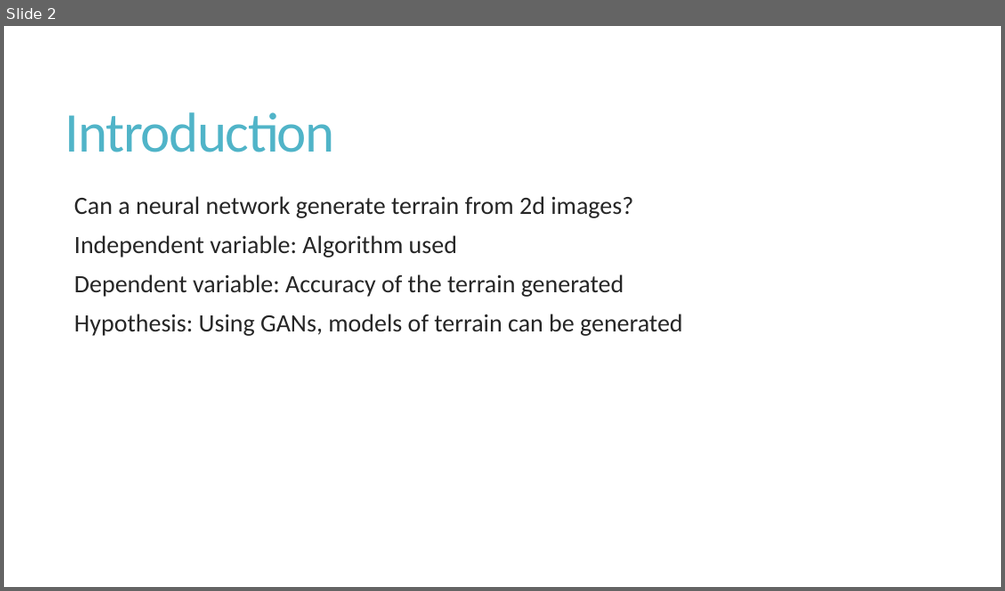
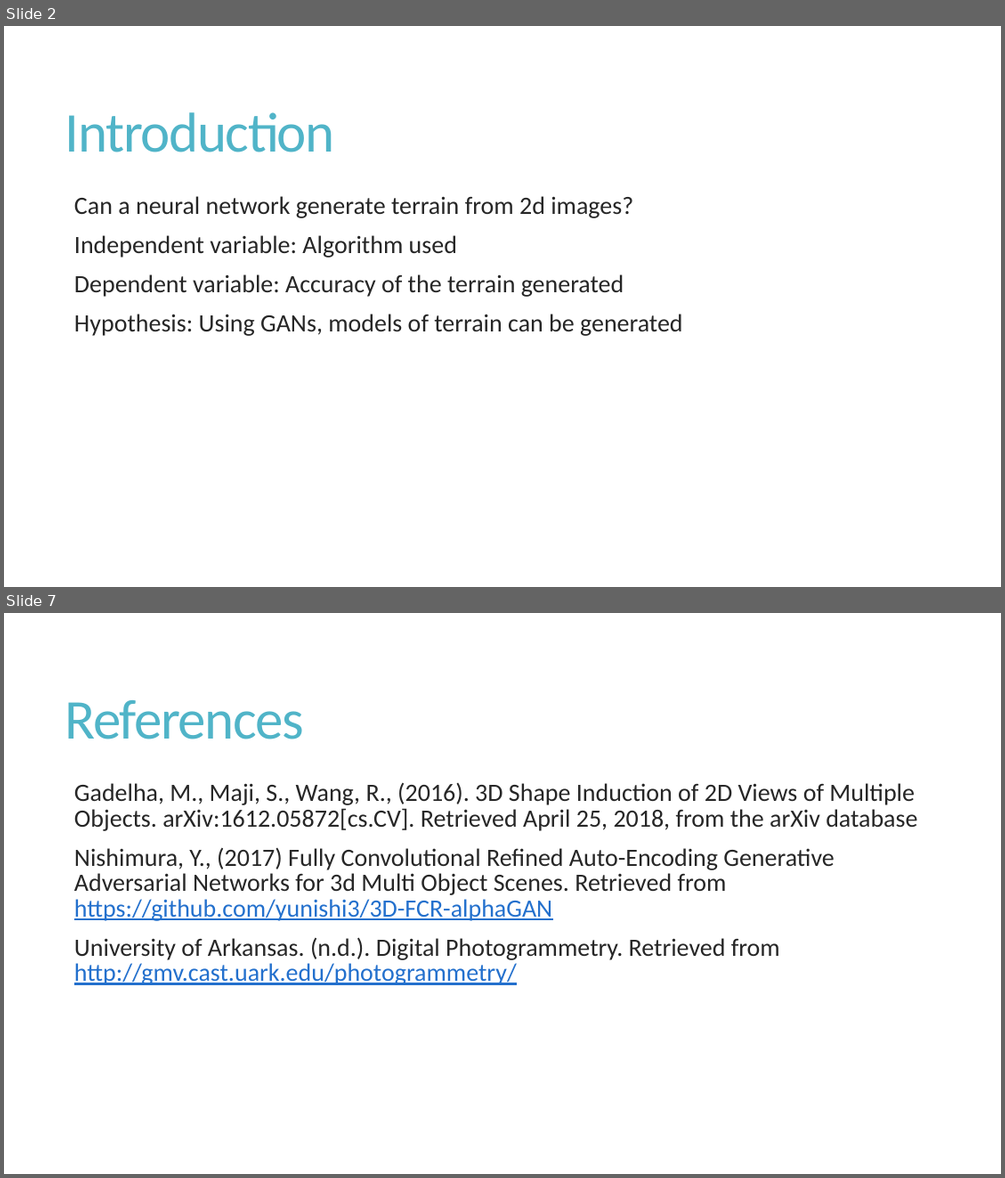
Before and after one commit to andrewtzhang/jupyternotebooks, a slide deck: presentation.pptx. Shown one above the other, each under a label of ours: slide 2 before the commit, slides 2 and 7 after it; the slides between them are not shown. The pictures are 1005x591 and 1005x1178 pixels, drawn with LibreOffice and Linux fonts; fonts in the diff are those of the drawing. Boxes give left, top, right and bottom in pixels: in the first picture for what was removed or moved away, otherwise in the second. Text is boxed around its words. In the diff, an @@ line names an element or a change of style, - is before the commit and + after.

```diff
--- a/presentation.pptx
+++ b/presentation.pptx
@@ slide 7 added at [4,613,1001,1174], background #FFFFFF @@
@@ title added at [65,700,305,739], 54 pt, text #50B4C8 @@
+References
@@ text added at [74,782,917,985], 24 pt, text #262626 @@
+  Gadelha, M., Maji, S., Wang, R., (2016). 3D Shape Induction of 2D Views of Multiple Objects. arXiv:1612.05872[cs.CV]. Retrieved April 25, 2018, from the arXiv database
+  Nishimura, Y., (2017) Fully Convolutional Refined Auto-Encoding Generative Adversarial Networks for 3d Multi Object Scenes. Retrieved from https://github.com/yunishi3/3D-FCR-alphaGAN
+  University of Arkansas. (n.d.). Digital Photogrammetry. Retrieved from http://gmv.cast.uark.edu/photogrammetry/
```
Also in this commit, not shown: 3 slides changed, 1 other slide added.
